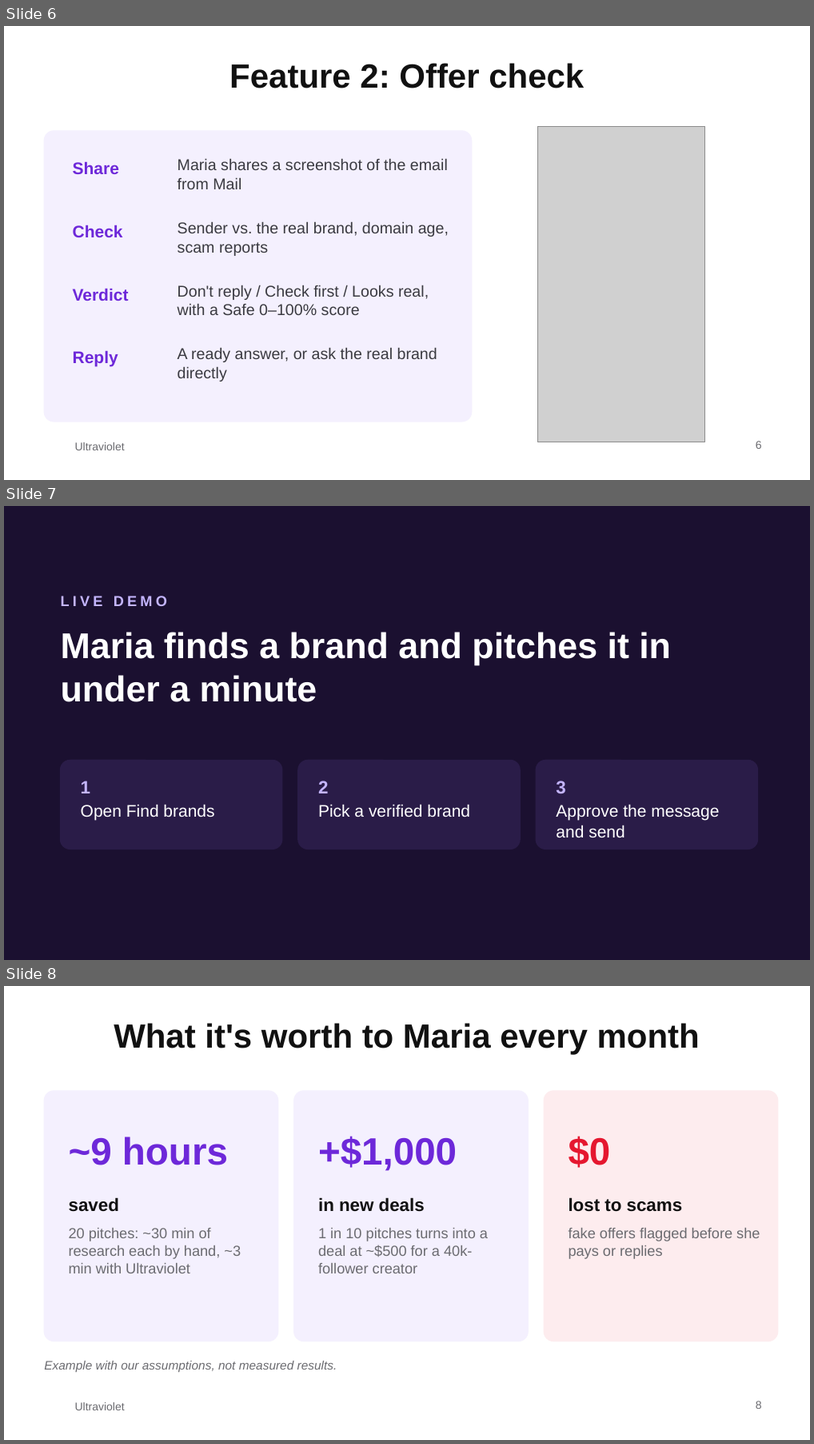
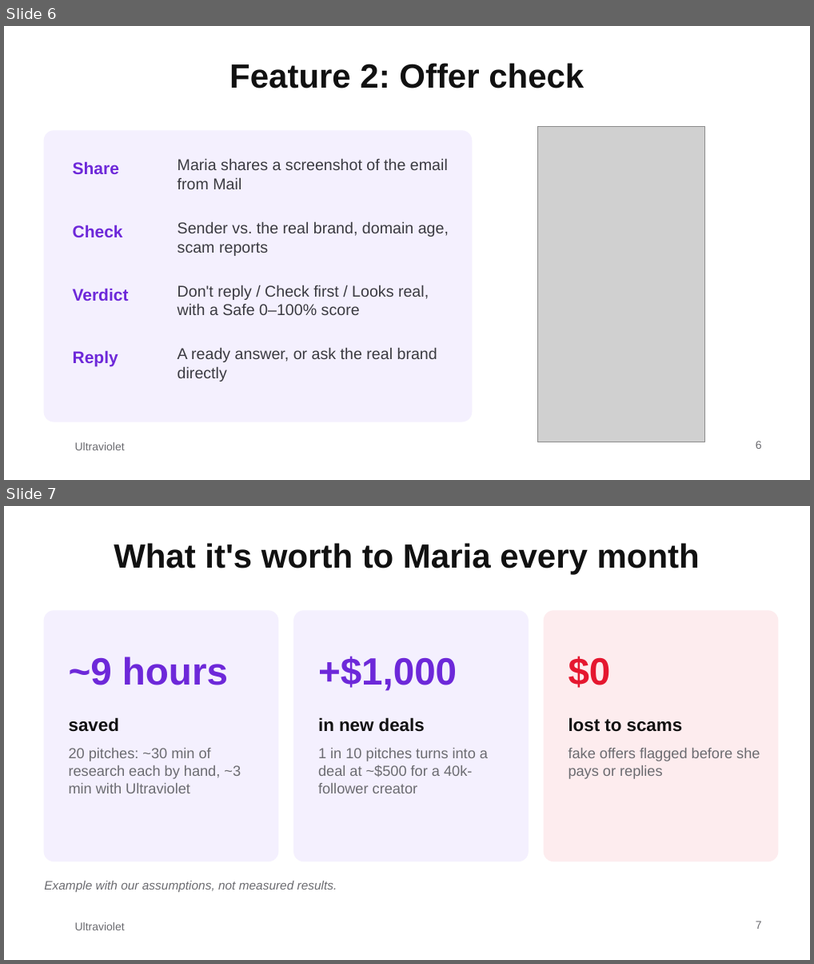
Before and after one commit to Alex130803/Hackton-YOU, a slide deck: pitch/Ultraviolet-pitch.pptx. Shown one above the other, each under a label of ours: slides 6, 7 and 8 before the commit, slides 6 and 7 after it. The pictures are 814x1444 and 814x964 pixels, drawn with LibreOffice and Linux fonts; fonts in the diff are those of the drawing; grey boxes stand for pictures; background and template pictures are left out. Boxes give left, top, right and bottom in pixels: in the first picture for what was removed or moved away, otherwise in the second. Text is boxed around its words. In the diff, an @@ line names an element or a change of style, - is before the commit and + after.

```diff
--- a/pitch/Ultraviolet-pitch.pptx
+++ b/pitch/Ultraviolet-pitch.pptx
@@ slide 7 removed at [4,506,810,960], background #1B1030 @@
@@ text removed at [61,596,167,606] @@
-LIVE DEMO
@@ text removed at [61,632,671,702] @@
-Maria finds a brand and pitches it in under a minute
@@ rounded rectangle removed at [61,760,282,848] @@
@@ rounded rectangle removed at [298,760,520,848] @@
@@ rounded rectangle removed at [536,760,758,848] @@
@@ text removed at [81,780,90,793] @@
-1
@@ text removed at [318,780,328,793] @@
-2
@@ text removed at [556,780,566,794] @@
-3
@@ text removed at [81,804,214,820] @@
-Open Find brands
@@ text removed at [318,804,470,816] @@
-Pick a verified brand
@@ text removed at [556,804,719,837] @@
-Approve the message and send
@@ what was slide 8 is now slide 7 @@
@@ page number at [756,920,762,928]: text changed @@
-8
+7
```
Also in this commit, not shown: 1 other file.
